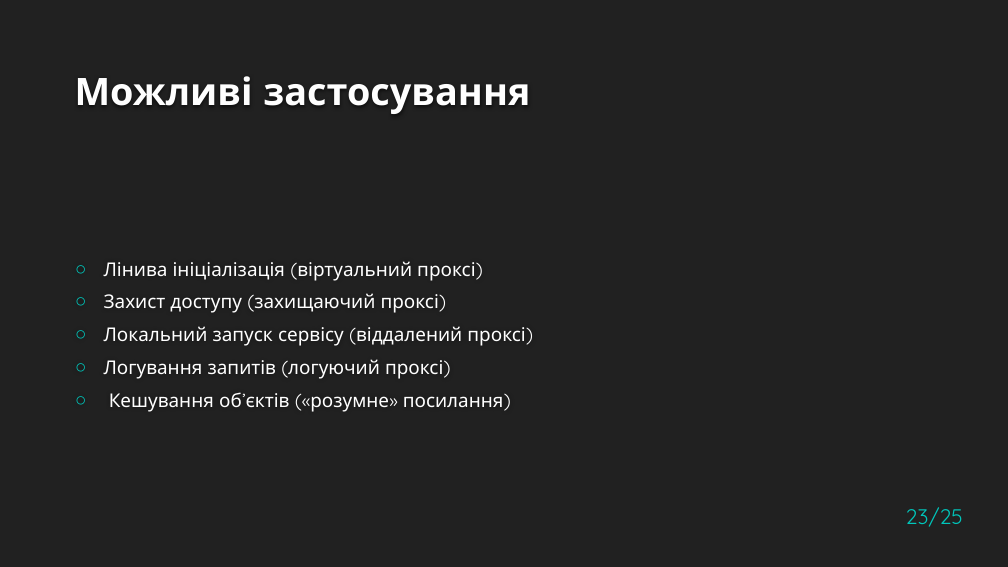
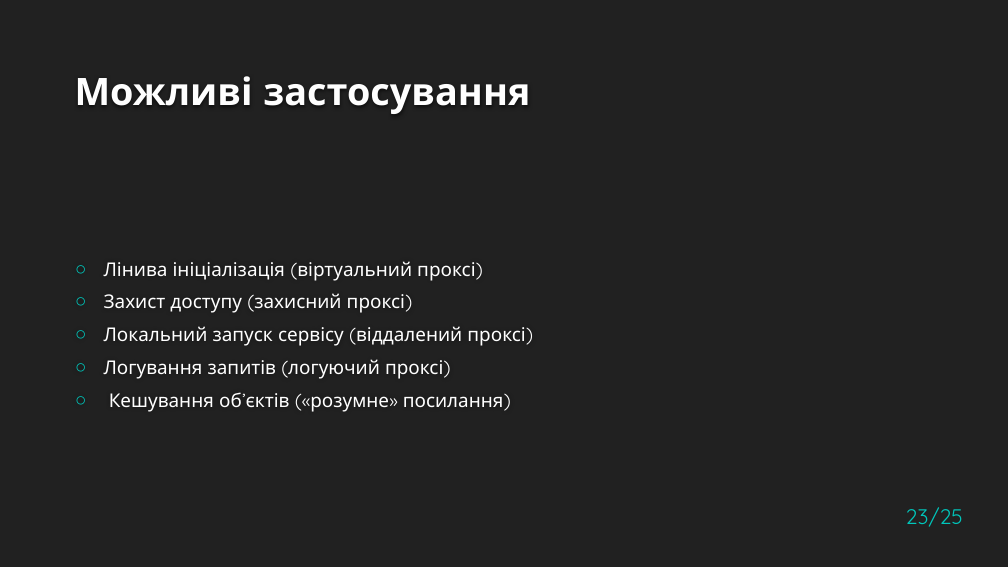
Before and after one commit to Qewby/doodle_jump, a slide deck: slide 23 of Flyweight_Proxy_Tsehelnyk.pptx. Drawn at 1008x567 pixels with LibreOffice and Linux fonts; fonts in the diff are those of the drawing; background and template pictures are left out. Boxes give left, top, right and bottom in pixels: in the first picture for what was removed or moved away, otherwise in the second. Text is boxed around its words. In the diff, an @@ line names an element or a change of style, - is before the commit and + after.

Commit message:
fix grammar in presentation

```diff
--- a/Flyweight_Proxy_Tsehelnyk.pptx
+++ b/Flyweight_Proxy_Tsehelnyk.pptx
@@ text at [104,293,405,313]: text changed @@
-○ Захист доступу (захищаючий проксі)
+○ Захист доступу (захисний проксі)
```
Also in this commit, not shown: 5 other slides changed.
